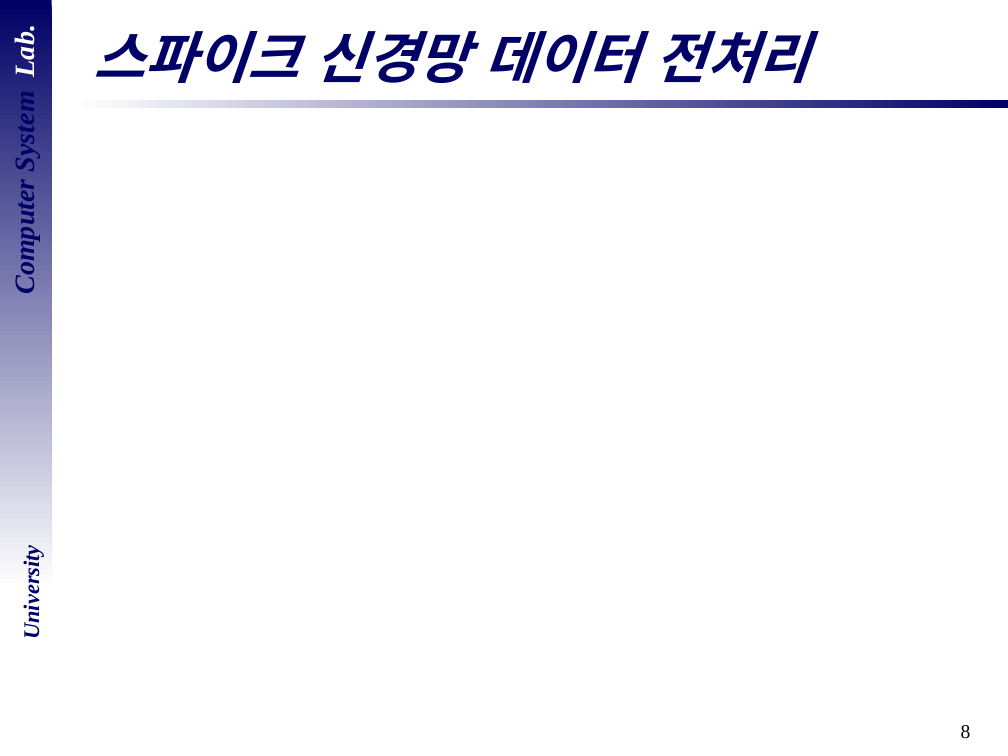
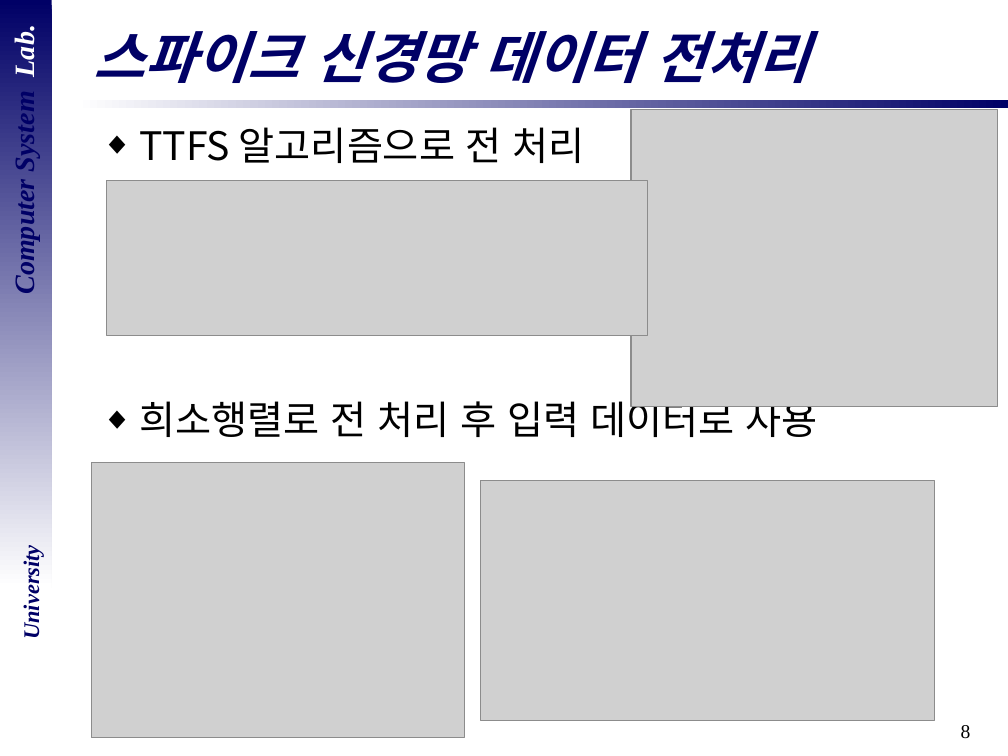
Before and after one commit to DevelopLee20/SNN, a slide deck: slide 8 of cs semina/졸업 논문 심사.pptx. Drawn at 1008x756 pixels with LibreOffice and Linux fonts; fonts in the diff are those of the drawing; grey boxes stand for pictures; background and template pictures are left out. Boxes give left, top, right and bottom in pixels: in the first picture for what was removed or moved away, otherwise in the second. Text is boxed around its words. In the diff, an @@ line names an element or a change of style, - is before the commit and + after.

```diff
--- a/cs semina/졸업 논문 심사.pptx
+++ b/cs semina/졸업 논문 심사.pptx
@@ picture added at box(631, 110, 997, 407) @@
@@ text added at box(139, 127, 817, 437), 28 pt, text #000000 @@
+◆ TTFS 알고리즘으로 전 처리
+◆ 희소행렬로 전 처리 후 입력 데이터로 사용
@@ picture added at box(107, 181, 648, 336) @@
@@ picture added at box(92, 463, 465, 738) @@
@@ picture added at box(480, 481, 934, 721) @@
```
Also in this commit, not shown: 10 other slides changed.
